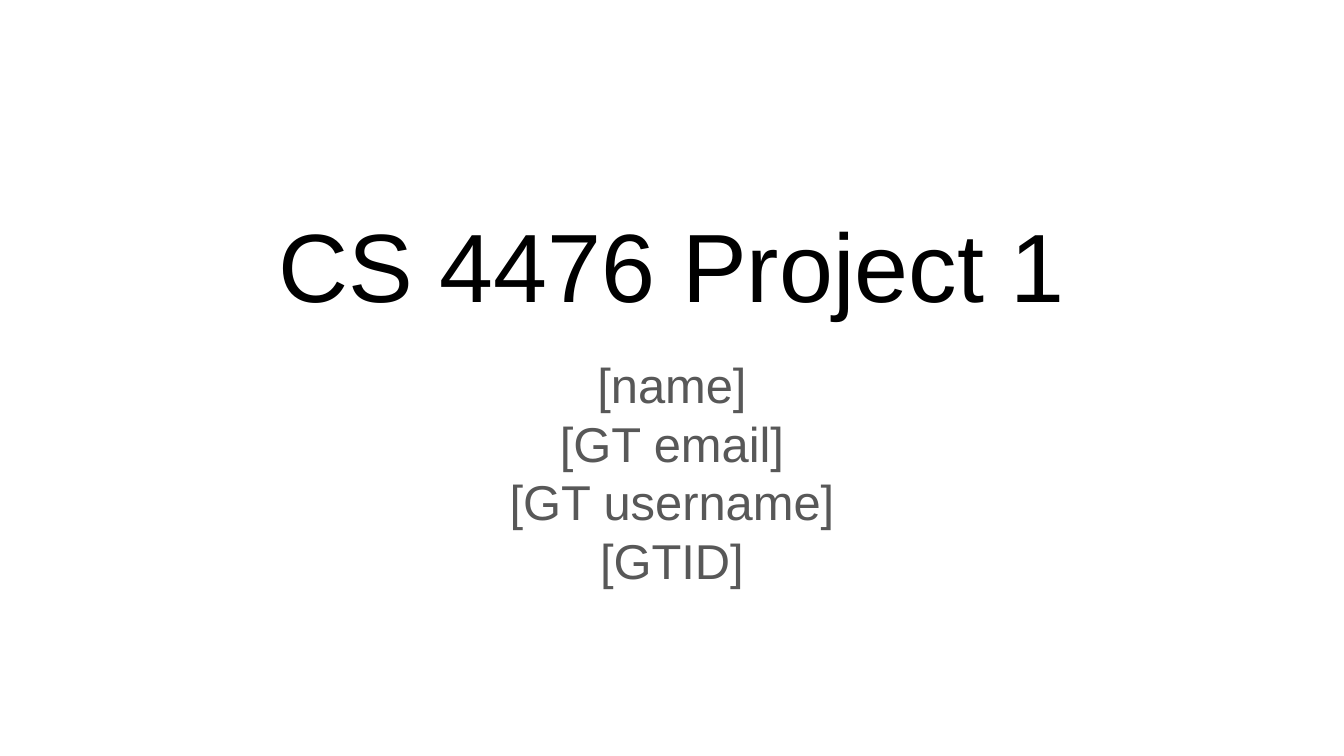
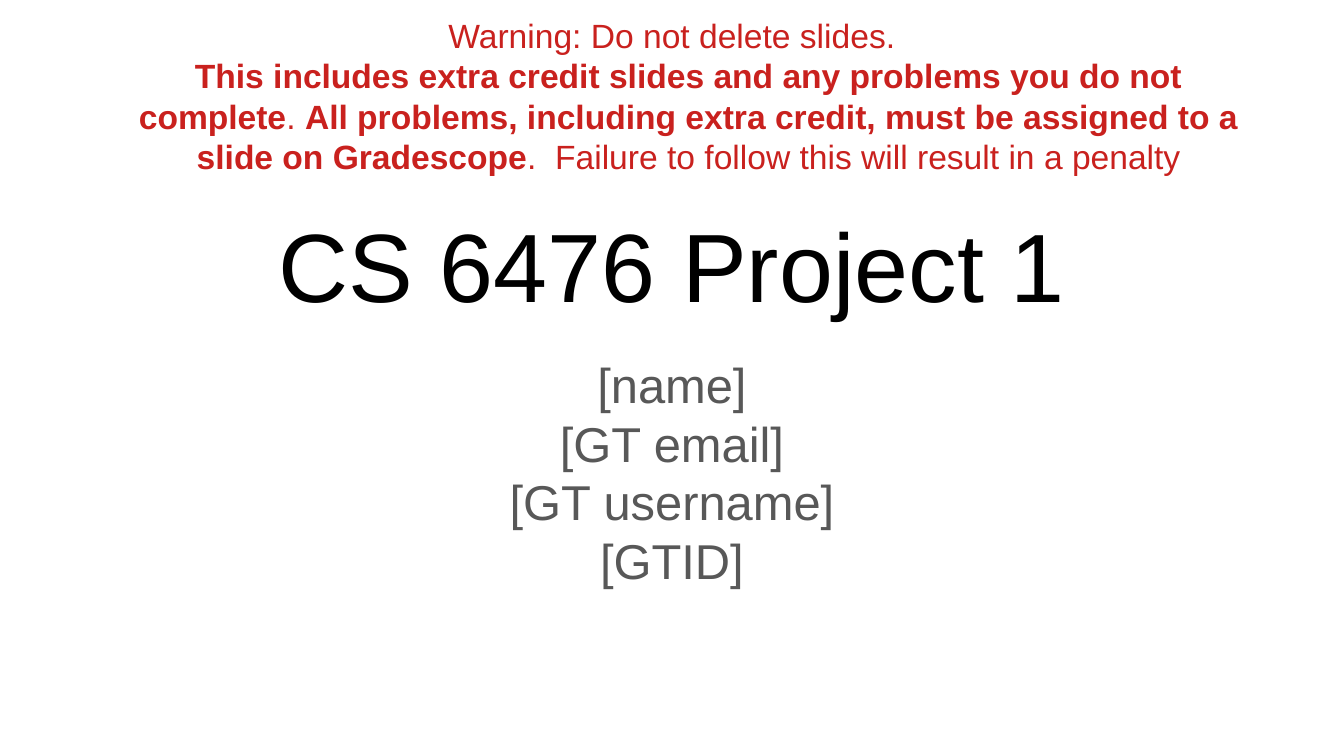
Before and after one commit to aashutoshav/Computer-Vision-Project-1, a slide deck: slide 1 of docs/report.pptx. Drawn at 1344x756 pixels with LibreOffice and Linux fonts; fonts in the diff are those of the drawing. Boxes give left, top, right and bottom in pixels: in the first picture for what was removed or moved away, otherwise in the second. Text is boxed around its words. In the diff, an @@ line names an element or a change of style, - is before the commit and + after.

Commit message:
Add files via upload
update the slides, add a message asking students to assign all slides to gradescope and not delete any

```diff
--- a/docs/report.pptx
+++ b/docs/report.pptx
@@ text added at [139, 23, 1238, 175], 18 pt, text #C9211E, bold @@
+Warning: Do not delete slides.
+This includes extra credit slides and any problems you do not complete. All problems, including extra credit, must be assigned to a slide on Gradescope. Failure to follow this will result in a penalty
@@ title at [278, 231, 1065, 320]: text changed @@
-CS 4476 Project 1
+CS 6476 Project 1
```
Also in this commit, not shown: 20 other slides changed.
